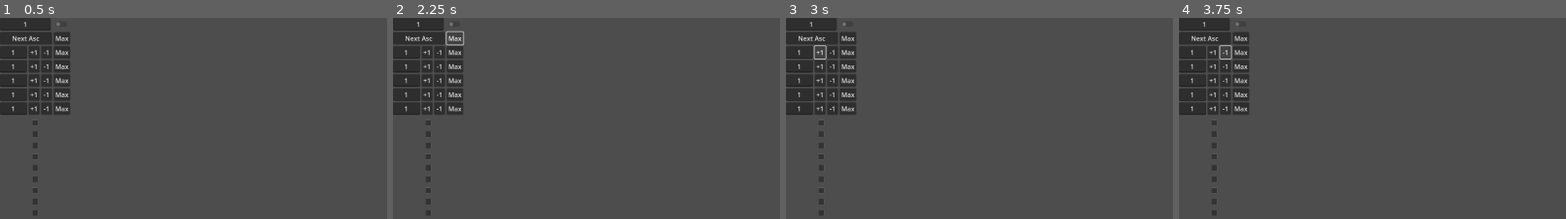
Above: before the commit, frames 1-4 (left to right).
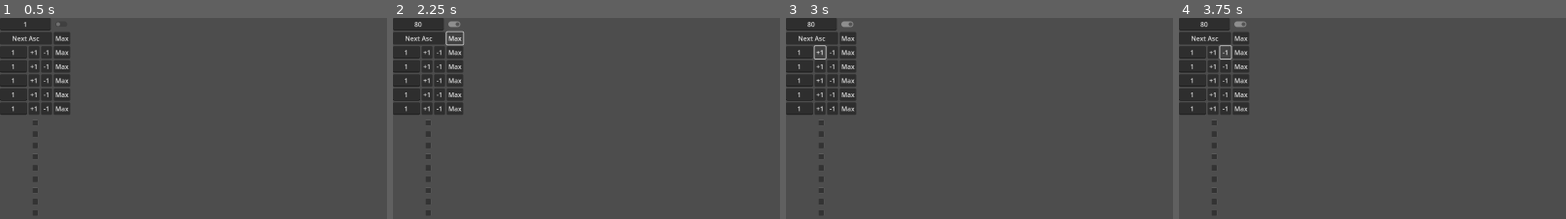
Above: after the commit, the same moments.

Repository: Rydahhhhhh/HoyoPlanner
Game: Godot game, scene res://Scenes/Character Planner Menu/sr_input_column.tscn
Same seed, same stepped clock (60 frames per second), same inputs: the game is played once before the commit and once after it. This scene is started directly instead of the project's main scene.
Inputs:
- Up to frame 1 (0.5 s): no input
- Up to frame 2 (2.25 s): click "Next Asc" at 0.5 s; click "Next Asc" at 1.25 s; click "Max" at 2 s
- Up to frame 3 (3 s): click "+1" at 2.75 s
- Up to frame 4 (3.75 s): click "-1" at 3.5 s
The pictures show only the part of the screen within x 0-50%, y 0-50%; the shares and areas given below are measured in that part.

Frame 1 is identical in both runs. In frame 2, 0.1% of the frame differs, in the area x 5-18%, y 1-5%; in frame 3, 0.1%; in frame 4, 0.1%.
Error in both runs: Assertion failed. (res://Scenes/Character)

Commit message:
Added correct max and cycle values

Diff:
--- a/Scenes/Character Planner Menu/sr_input_column.tscn
+++ b/Scenes/Character Planner Menu/sr_input_column.tscn
@@ -13,8 +13,8 @@
 [node name="CharacterLevel" parent="." instance=ExtResource("2_pnd7q")]
 unique_name_in_owner = true
 layout_mode = 2
-min = 1
-max = 1
+max = 80
+Cycles = Array[int]([1, 20, 30, 40, 50, 60, 70, 75, 80])
 
 [node name="BasicAttackLevel" parent="." instance=ExtResource("3_b5nwk")]
 unique_name_in_owner = true
